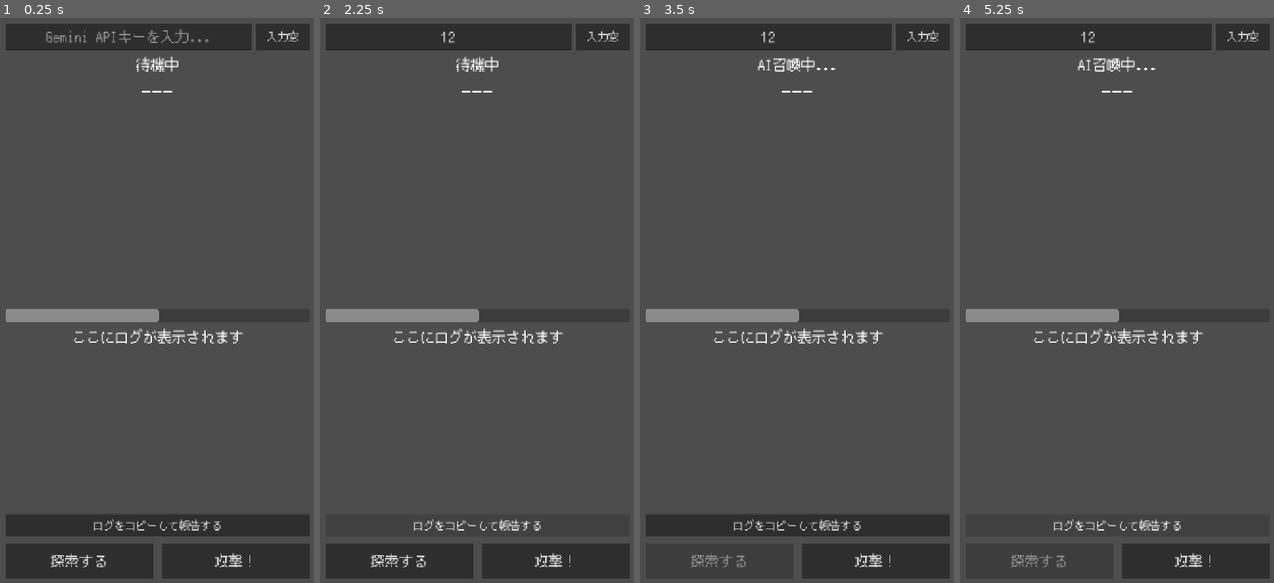
Above: before the commit, frames 1-4 (left to right).
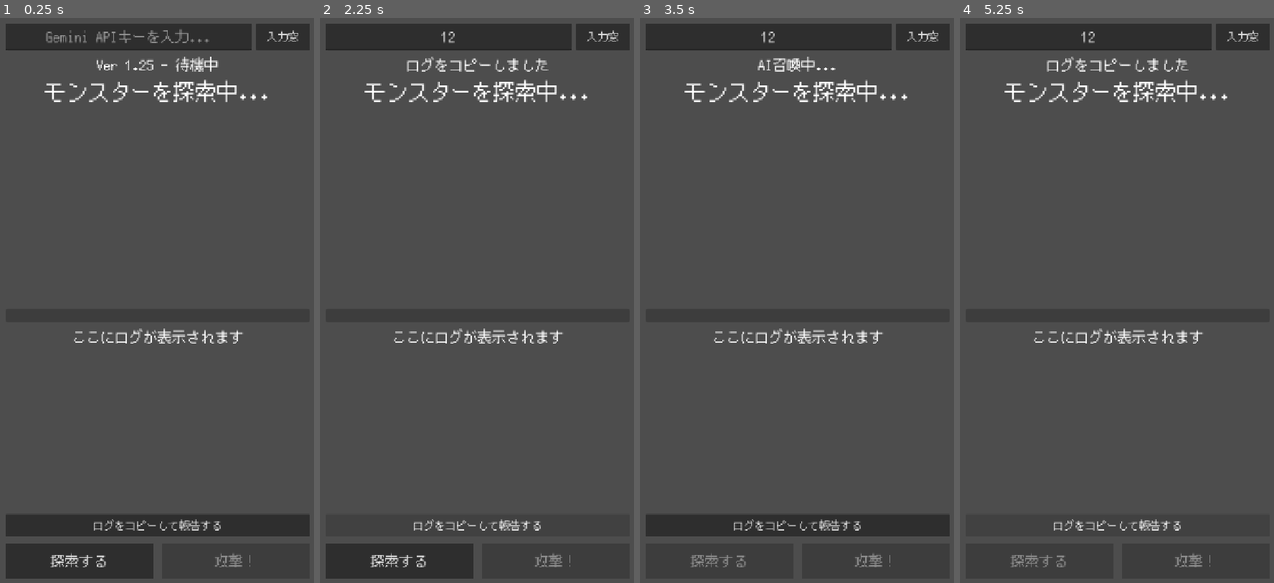
Above: after the commit, the same moments.

Repository: Usobanana/antigravity-aitest001
Game: Godot game, scene res://scenes/main.tscn
The game is run twice, just before and just after one commit, with the same random seed, the same clock (stepped at 60 frames per second) and the same inputs.
Inputs (mouse positions are in pixels of both pictures, inside the frame that each line leads up to):
- Up to frame 1 (0.25 s): no input
- Up to frame 2 (2.25 s): click (448, 34) at 0.52 s; type "12" at 0.6 s; click "入力窓" at 1.25 s; click "ログをコピーして報告する" at 2 s
- Up to frame 3 (3.5 s): click "探索する" at 2.75 s
- Up to frame 4 (5.25 s): click (1195, 560) at 3.5 s, where only the run before the commit has a clickable "攻撃！"; click "入力窓" at 4.25 s; click "ログをコピーして報告する" at 5 s

The runs differ from the first frame. In frame 1, 2.5% of the frame differs, in the area x 1-86%, y 6-98%; in frame 2, 2.5%; in frame 3, 2.0%; in frame 4, 2.5%.
Error before the commit: Parse Error: Identifier "_error_history" not declared in the current scope. (res://scripts/ai_manager.gd:56)

Commit message:
fix: resolve undefined variable crash and update to Ver 1.25

Diff:
--- a/新しいゲームプロジェクト/scripts/ai_manager.gd
+++ b/新しいゲームプロジェクト/scripts/ai_manager.gd
@@ -10,6 +10,11 @@
 var _last_api_key = ""
 var _last_candidates = []
 var _current_model_index = 0
+var _error_history = ""
+
+# 親(Main)から設定される変数
+var status_label: Label
+var APP_VERSION = "Ver 1.25"
 
 func generate_monster(api_key: String):
 	if api_key.is_empty():
--- a/新しいゲームプロジェクト/scripts/main.gd
+++ b/新しいゲームプロジェクト/scripts/main.gd
@@ -14,7 +14,7 @@
 @onready var copy_log_button = $UI/CopyLogButton
 @onready var monster_image = $UI/MonsterInfo/MonsterImage
 const SAVE_PATH = "user://settings.cfg"
-const APP_VERSION = "Ver 1.24"
+const APP_VERSION = "Ver 1.25"
 const STYLE_PROMPT = "digital illustration, dark fantasy, epic, highly detailed, cinematic lighting, centered on solid dark background"
 
 var image_http_request: HTTPRequest
@@ -52,6 +52,8 @@
 
 	ai_manager.monster_generated.connect(_on_monster_generated)
 	ai_manager.error_occurred.connect(_on_ai_error)
+	ai_manager.status_label = status_label # 重要な欠落を修正
+	ai_manager.APP_VERSION = APP_VERSION
 
 	attack_button.disabled = true
 
